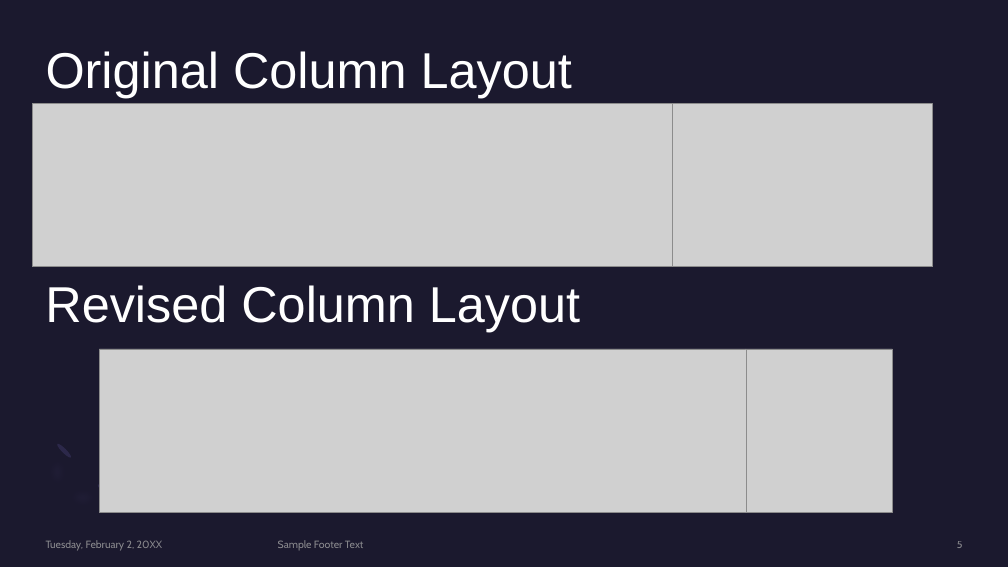
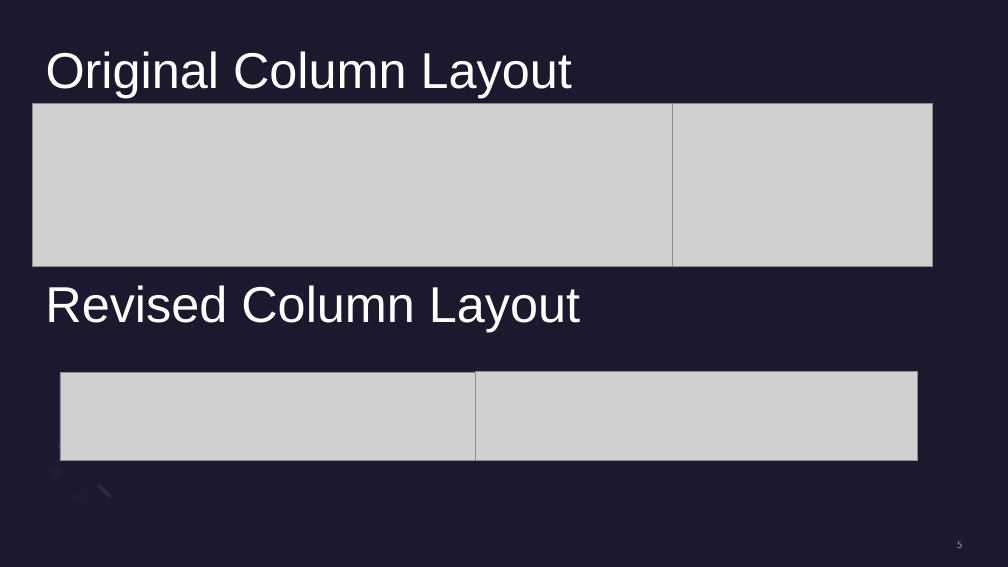
Before and after one commit to andrew-voortman/ML_Loan_Prediction_Model, a slide deck: slide 5 of Machine Learning Loan Predictions PP.pptx. Drawn at 1008x567 pixels with LibreOffice and Linux fonts; fonts in the diff are those of the drawing; grey boxes stand for pictures. Boxes give left, top, right and bottom in pixels: in the first picture for what was removed or moved away, otherwise in the second. Text is boxed around its words. In the diff, an @@ line names an element or a change of style, - is before the commit and + after.

```diff
--- a/Machine Learning Loan Predictions PP.pptx
+++ b/Machine Learning Loan Predictions PP.pptx
@@ picture removed at (x1=99, y1=349, x2=746, y2=513) @@
@@ picture removed at (x1=746, y1=349, x2=893, y2=513) @@
@@ picture added at (x1=60, y1=372, x2=476, y2=461) @@
@@ picture added at (x1=476, y1=372, x2=918, y2=461) @@
@@ text removed at (x1=46, y1=540, x2=162, y2=551) @@
-Tuesday, February 2, 20XX
@@ text removed at (x1=278, y1=540, x2=364, y2=550) @@
-Sample Footer Text
```
Also in this commit, not shown: 5 other slides changed, 8 slides added, 2 slides removed.
